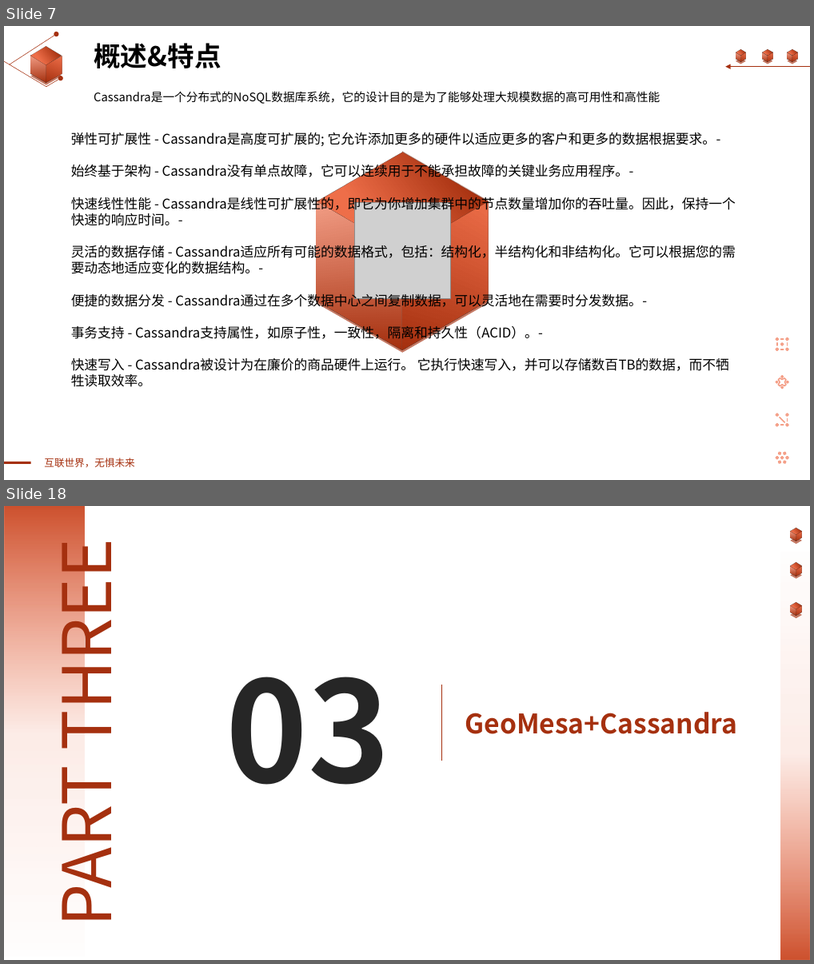
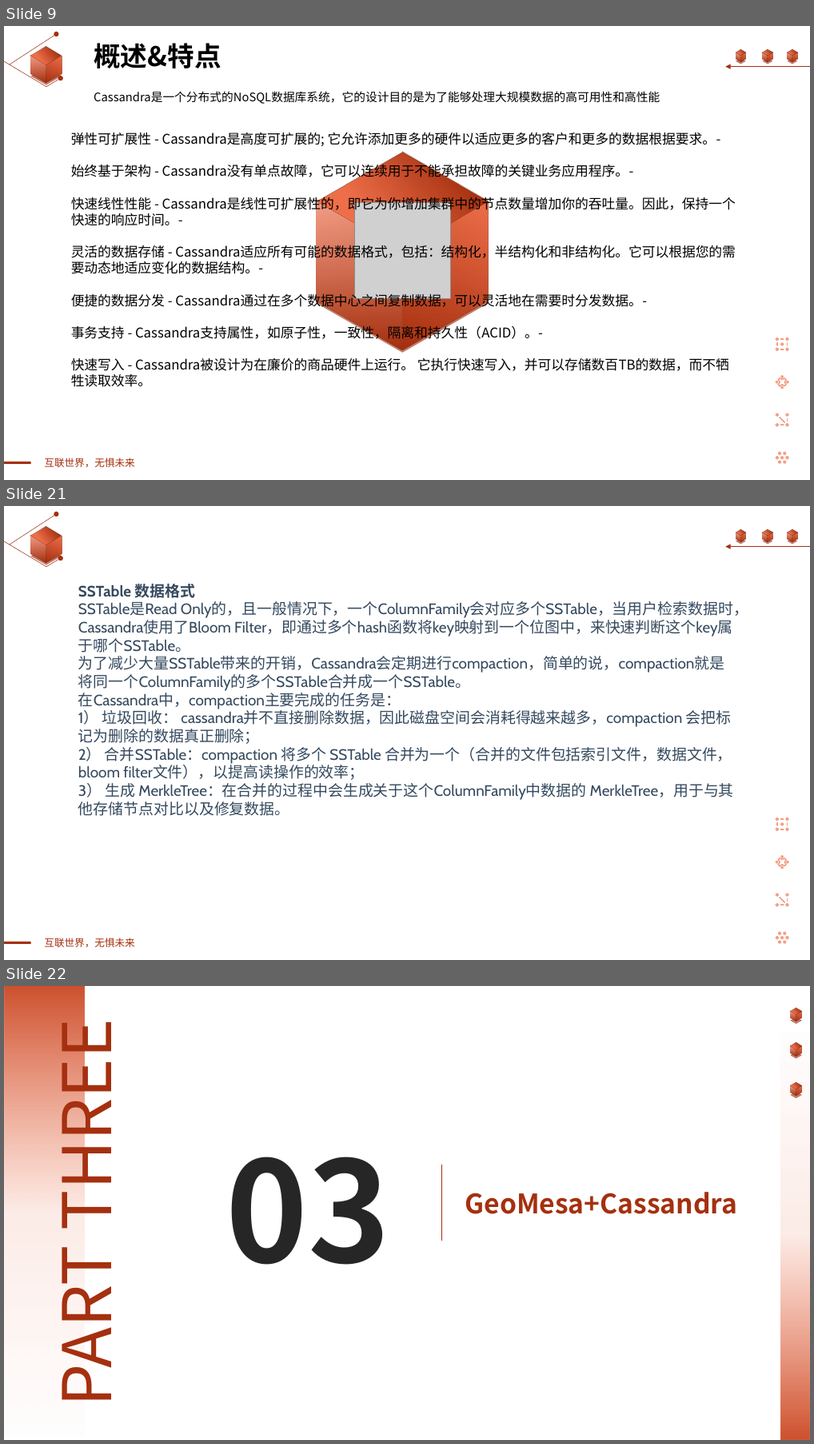
Before and after one commit to linkongluyin/linkongluyin, a slide deck: LearningPPT/1-2302250ZU6.pptx. Shown one above the other, each under a label of ours: slides 7 and 18 before the commit, slides 9, 21 and 22 after it; the slides between them are not shown. The pictures are 814x964 and 814x1444 pixels, drawn with LibreOffice and Linux fonts; fonts in the diff are those of the drawing; grey boxes stand for pictures. Boxes give left, top, right and bottom in pixels: in the first picture for what was removed or moved away, otherwise in the second. Text is boxed around its words. In the diff, an @@ line names an element or a change of style, - is before the commit and + after.

```diff
--- a/LearningPPT/1-2302250ZU6.pptx
+++ b/LearningPPT/1-2302250ZU6.pptx
@@ slide 21 added at [4, 506, 810, 960], background #FFFFFF; not listed: 73 template elements that a slide beside it also shows @@
@@ text added at [78, 584, 749, 816], 18 pt, text #34495E @@
+SSTable 数据格式
+SSTable是Read Only的，且一般情况下，一个ColumnFamily会对应多个SSTable，当用户检索数据时，Cassandra使用了Bloom Filter，即通过多个hash函数将key映射到一个位图中，来快速判断这个key属于哪个SSTable。
+为了减少大量SSTable带来的开销，Cassandra会定期进行compaction，简单的说，compaction就是将同一个ColumnFamily的多个SSTable合并成一个SSTable。
+在Cassandra中，compaction主要完成的任务是：
+1） 垃圾回收： cassandra并不直接删除数据，因此磁盘空间会消耗得越来越多，compaction 会把标记为删除的数据真正删除；
+2） 合并SSTable：compaction 将多个 SSTable 合并为一个（合并的文件包括索引文件，数据文件，bloom filter文件），以提高读操作的效率；
+3） 生成 MerkleTree：在合并的过程中会生成关于这个ColumnFamily中数据的 MerkleTree，用于与其他存储节点对比以及修复数据。
@@ what was slide 7 is now slide 9 @@
@@ what was slide 18 is now slide 22 @@
```
Also in this commit, not shown: 2 slides changed, 13 other slides added, 16 slides removed, 23 other files.
